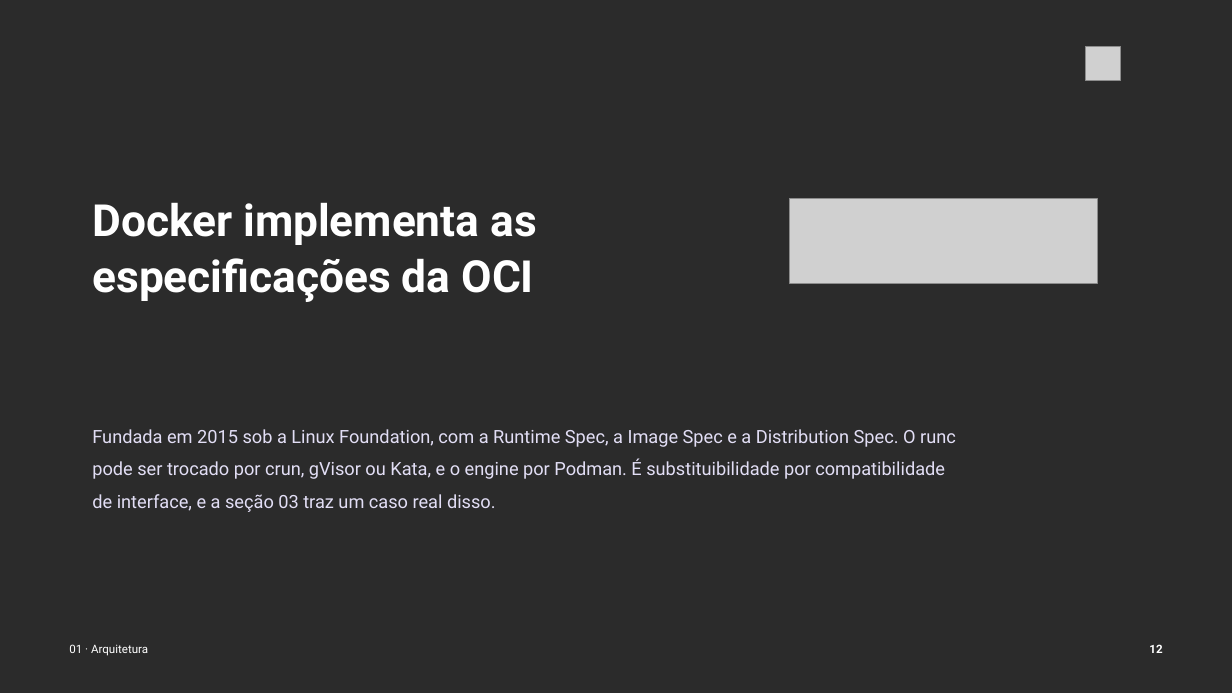
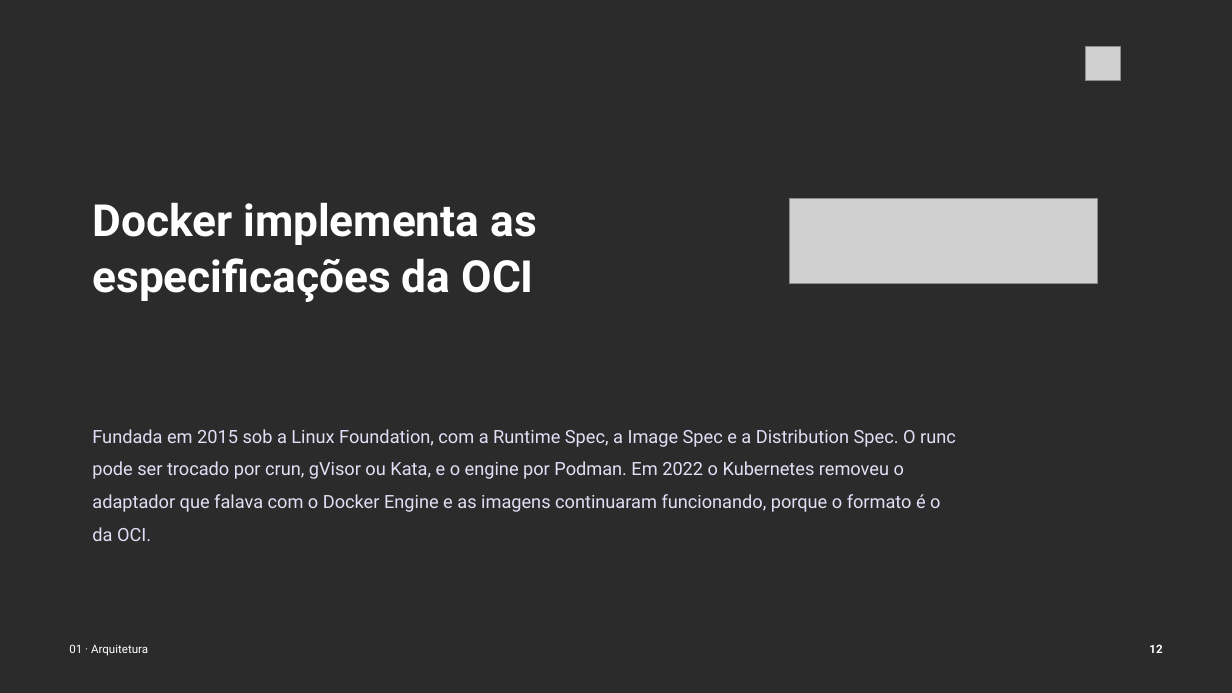
Before and after one commit to tcpassos/invite-app, a slide deck: slide 12 of trabalhos/T1-Docker-Invite-People.pptx. Drawn at 1232x693 pixels with LibreOffice and Linux fonts; fonts in the diff are those of the drawing; grey boxes stand for pictures; background and template pictures are left out; a plain dark background stands for a picture behind light text. Boxes give left, top, right and bottom in pixels: in the first picture for what was removed or moved away, otherwise in the second. Text is boxed around its words. In the diff, an @@ line names an element or a change of style, - is before the commit and + after.

Commit message:
docs: tira o slide de destaque do dockershim e deixa o fato como frase no slide da OCI

```diff
--- a/trabalhos/T1-Docker-Invite-People.pptx
+++ b/trabalhos/T1-Docker-Invite-People.pptx
@@ text at <box>92,429,956,541</box>: text changed @@
-Fundada em 2015 sob a Linux Foundation, com a Runtime Spec, a Image Spec e a Distribution Spec. O runc pode ser trocado por crun, gVisor ou Kata, e o engine por Podman. É substituibilidade por compatibilidade de interface, e a seção 03 traz um caso real disso.
+Fundada em 2015 sob a Linux Foundation, com a Runtime Spec, a Image Spec e a Distribution Spec. O runc pode ser trocado por crun, gVisor ou Kata, e o engine por Podman. Em 2022 o Kubernetes removeu o adaptador que falava com o Docker Engine e as imagens continuaram funcionando, porque o formato é o da OCI.
```
Also in this commit, not shown: 7 other slides changed, 1 slide removed, 13 other files.
